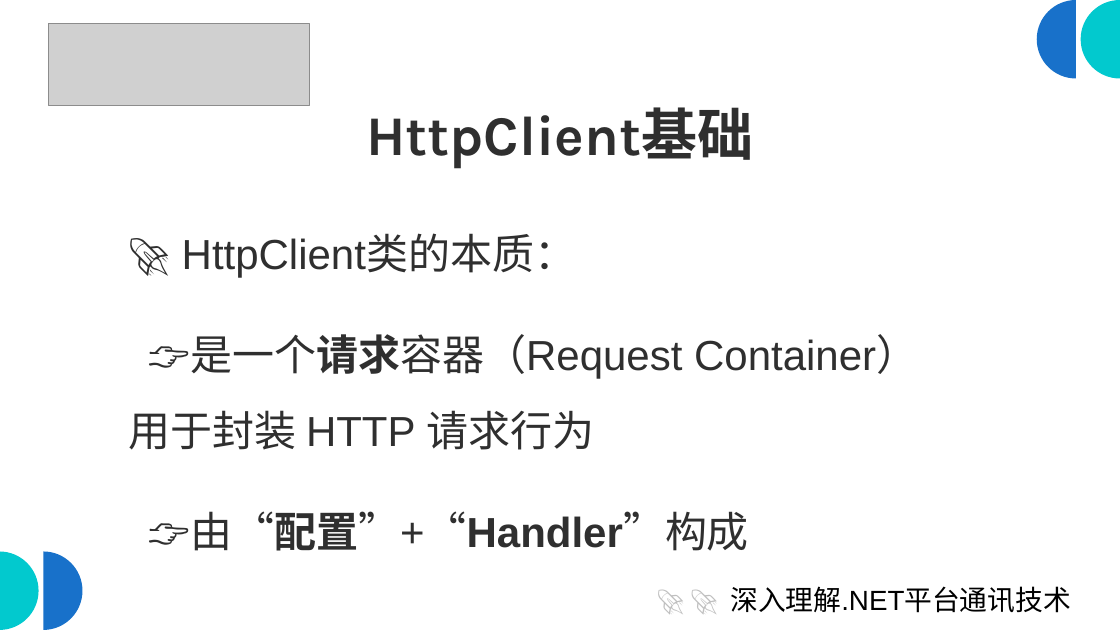
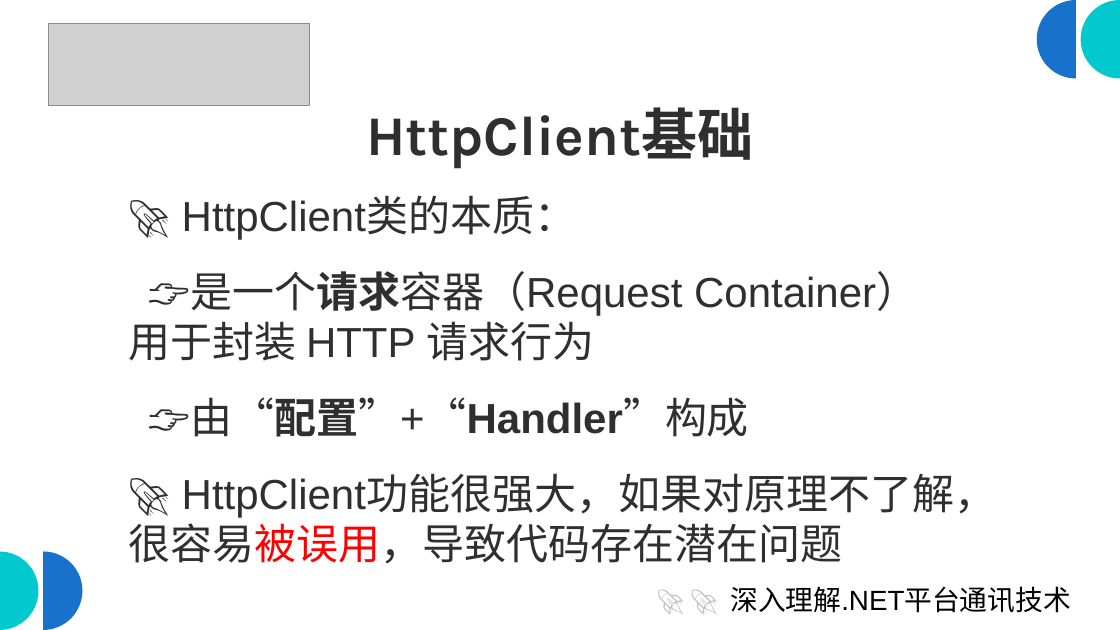
Before and after one commit to scottfly189/dotnet_net_course, a slide deck: slide 5 of src/1.HttpClientDemo/HttpClient.odp. Drawn at 1120x630 pixels with LibreOffice and Linux fonts; fonts in the diff are those of the drawing; grey boxes stand for pictures. Boxes give left, top, right and bottom in pixels: in the first picture for what was removed or moved away, otherwise in the second. Text is boxed around its words. In the diff, an @@ line names an element or a change of style, - is before the commit and + after.

```diff
--- a/src/1.HttpClientDemo/HttpClient.odp
+++ b/src/1.HttpClientDemo/HttpClient.odp
@@ text "🚀 HttpClient类的本质：": place and size @@
-text "🚀 HttpClient类的本质：" at (129, 334, 918, 551)
+text "🚀 HttpClient类的本质：" at (129, 271, 996, 564)
@@ text at (129, 271, 918, 437): line spacing 1.5 to 1 @@
@@ text at (129, 473, 996, 564): paragraph added @@
+🚀 HttpClient功能很强大，如果对原理不了解，很容易被误用，导致代码存在潜在问题
```
Also in this commit, not shown: 38 other slides changed, 6 other files.
